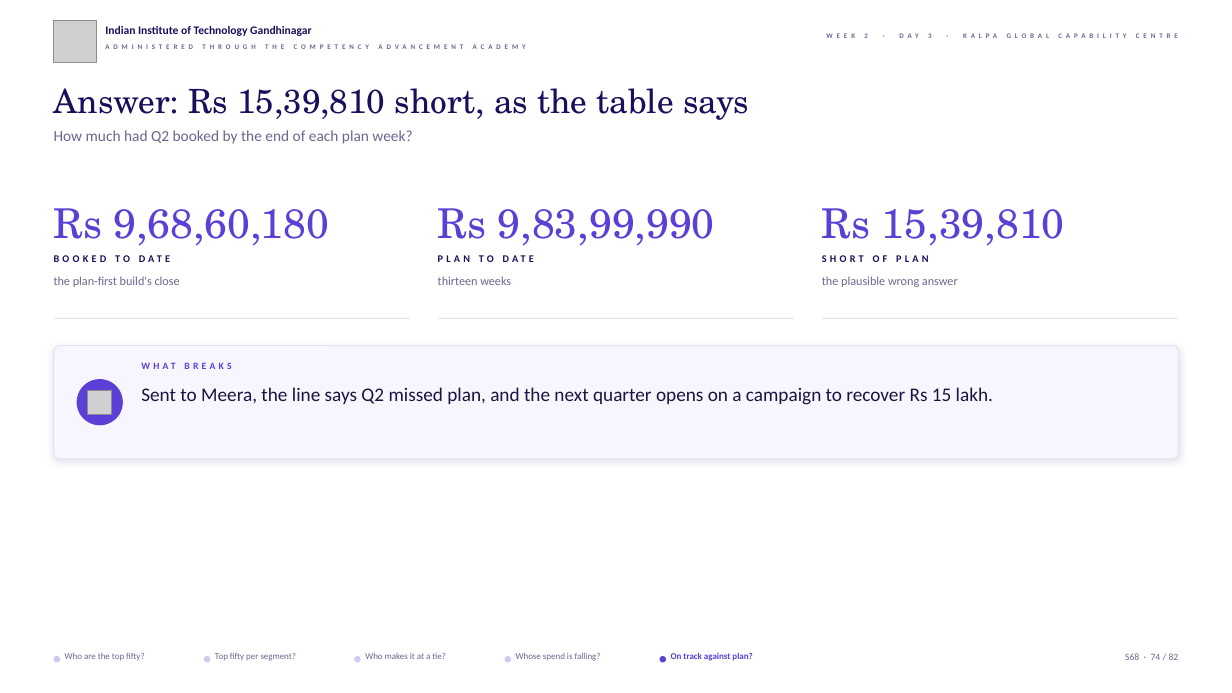
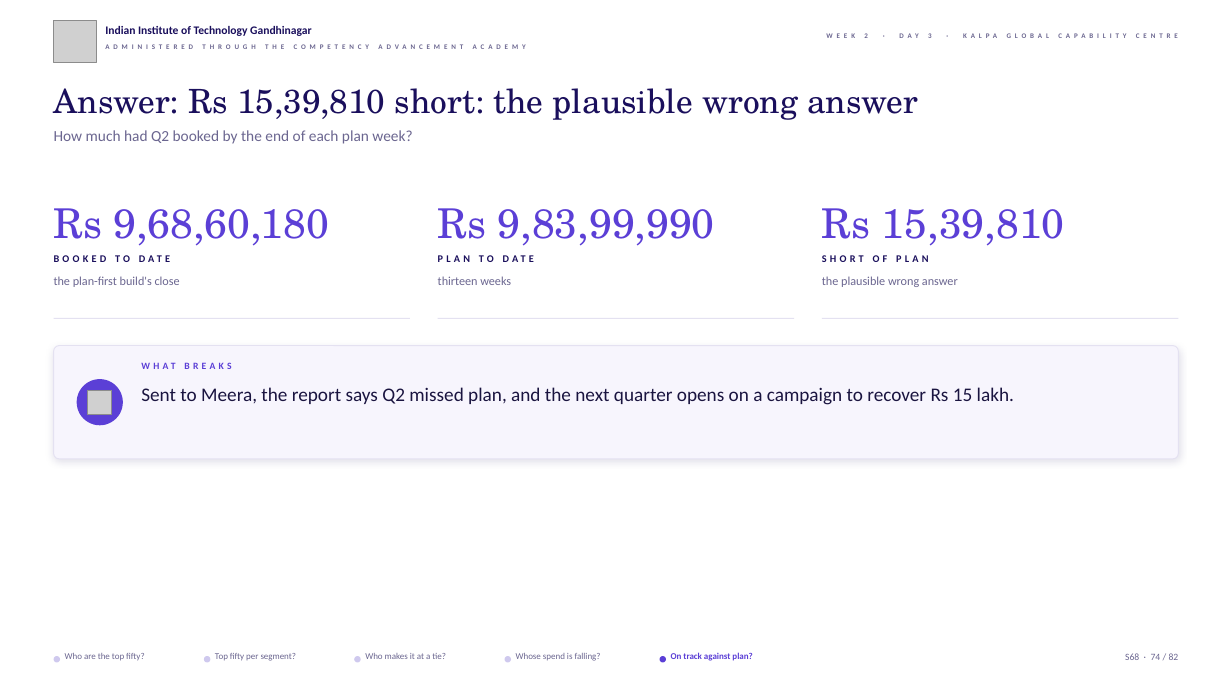
Before and after one commit to fde-academy-lab/c2-content-factory, a slide deck: slide 74 of content/W02/D3/slides/C2_W02_D03_half1_STUDENT.pptx. Drawn at 1232x693 pixels with LibreOffice and Linux fonts; fonts in the diff are those of the drawing; grey boxes stand for pictures; background and template pictures are left out. Boxes give left, top, right and bottom in pixels: in the first picture for what was removed or moved away, otherwise in the second. Text is boxed around its words. In the diff, an @@ line names an element or a change of style, - is before the commit and + after.

```diff
--- a/content/W02/D3/slides/C2_W02_D03_half1_STUDENT.pptx
+++ b/content/W02/D3/slides/C2_W02_D03_half1_STUDENT.pptx
@@ text at <box>54,88,918,120</box>: text changed @@
-Answer: Rs 15,39,810 short, as the table says
+Answer: Rs 15,39,810 short: the plausible wrong answer
@@ text at <box>141,387,1014,405</box>: text changed @@
-Sent to Meera, the line says Q2 missed plan, and the next quarter opens on a campaign to recover Rs 15 lakh.
+Sent to Meera, the report says Q2 missed plan, and the next quarter opens on a campaign to recover Rs 15 lakh.
```
Also in this commit, not shown: 38 other slides changed, 43 other files.
